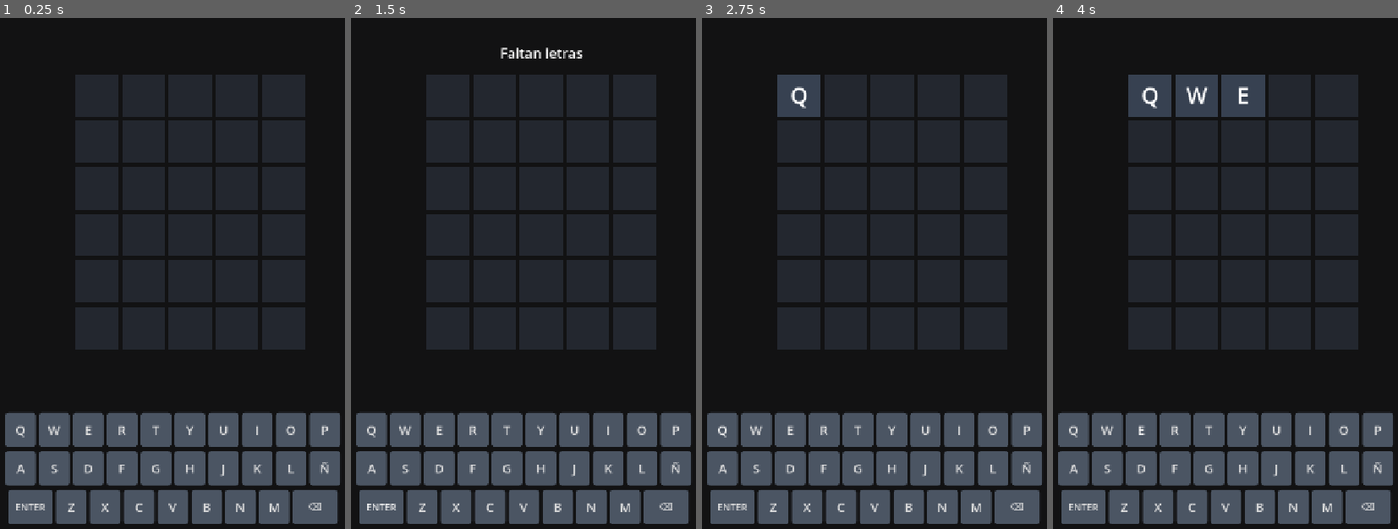
Above: before the commit, frames 1-4 (left to right).
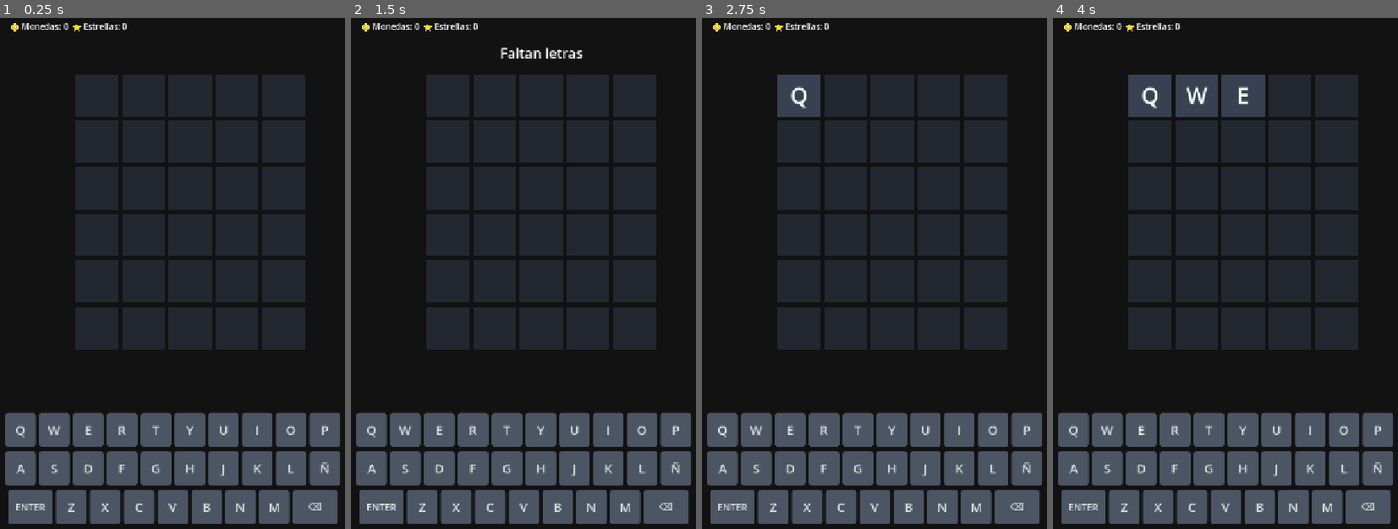
Above: after the commit, the same moments.

Repository: felipe1208-prog/Wordle-pro
Game: Godot game, scene res://scenes/game/Game.tscn
The game is run twice, just before and just after one commit, with the same random seed, the same clock (stepped at 60 frames per second) and the same inputs. The project has no main scene, so this scene is started directly.
Inputs:
- Up to frame 1 (0.25 s): no input
- Up to frame 2 (1.5 s): click "ENTER" at 0.5 s; click "ENTER" at 1.25 s
- Up to frame 3 (2.75 s): click "Q" at 2 s
- Up to frame 4 (4 s): click "W" at 2.75 s; click "E" at 3.5 s

The runs differ from the first frame. In frame 1, 0.3% of the frame differs, in the area x 3-37%, y 0-3%; in frame 2, 0.3%; in frame 3, 0.3%; in frame 4, 0.3%.

Commit message:
feat: FASE 5:  implementado singleton PlayerData y UI de economia global para monedas y estrellas

Diff:
--- a/wordle-discreto/project.godot
+++ b/wordle-discreto/project.godot
@@ -13,6 +13,10 @@
 config/name="Wordle Discreto"
 config/features=PackedStringArray("4.7", "GL Compatibility")
 config/icon="res://icon.svg"
+
+[autoload]
+
+PlayerData="*uid://bv5dsetfcdpdp"
 
 [display]
 
--- a/wordle-discreto/scenes/game/Game.gd
+++ b/wordle-discreto/scenes/game/Game.gd
@@ -119,6 +119,9 @@
 			keyboard.update_key_status(current_guess[i], result[i])
 
 	if current_guess == secret_word:
+		# Otorgar recompensa económica global mediante el Singleton PlayerData
+		PlayerData.add_reward_for_win(current_row + 1)
+
 		show_message("¡Ganaste! Presiona 'R' para jugar de nuevo")
 		game_over = true
 		return
--- a/wordle-discreto/scenes/game/Game.tscn
+++ b/wordle-discreto/scenes/game/Game.tscn
@@ -3,6 +3,7 @@
 [ext_resource type="PackedScene" uid="uid://pgct7l5w5kug" path="res://scenes/ui/Board.tscn" id="1_klkup"]
 [ext_resource type="Script" uid="uid://bctgj7gdip7fx" path="res://scenes/game/Game.gd" id="1_m44fu"]
 [ext_resource type="PackedScene" uid="uid://b3mnoxnitye50" path="res://scenes/ui/Keyboard.tscn" id="3_vrspl"]
+[ext_resource type="PackedScene" uid="uid://v8pgcv21bgf6" path="res://scenes/ui/EconomyUI.tscn" id="4_7qcb4"]
 
 [node name="Game" type="Control" unique_id=1388640675]
 layout_mode = 3
@@ -45,3 +46,10 @@
 offset_top = 780.0
 offset_right = -10.0
 offset_bottom = 780.32
+
+[node name="EconomyUI" parent="." unique_id=549974551 instance=ExtResource("4_7qcb4")]
+layout_mode = 0
+offset_left = 20.0
+offset_top = 30.0
+offset_right = 60.0
+offset_bottom = 70.0
--- /dev/null
+++ b/wordle-discreto/scenes/game/PlayerData.gd
@@ -0,0 +1,27 @@
+extends Node
+
+# Variables globales persistentes
+var coins: int = 0
+var stars: int = 0
+var games_won: int = 0
+
+signal economy_updated(new_coins: int, new_stars: int)
+
+func add_reward_for_win(attempts_used: int) -> void:
+	# A menor cantidad de intentos usados, mayor recompensa de monedas y estrellas
+	var coins_earned = 50 + ((6 - attempts_used) * 10) # Ej: Ganar en el intento 1 da 100 monedas
+	var stars_earned = max(1, 4 - (attempts_used / 2)) # De 1 a 3 estrellas
+
+	coins += coins_earned
+	stars += stars_earned
+	games_won += 1
+
+	economy_updated.emit(coins, stars)
+	print("Recompensa otorgada: +", coins_earned, " monedas | +", stars_earned, " estrellas.")
+	print("Total actual: Monedas = ", coins, " | Estrellas = ", stars)
+
+func reset_progress() -> void:
+	coins = 0
+	stars = 0
+	games_won = 0
+	economy_updated.emit(coins, stars)
--- /dev/null
+++ b/wordle-discreto/scenes/ui/EconomyUI.gd
@@ -0,0 +1,22 @@
+extends HBoxContainer
+class_name EconomyUI
+
+@onready var coins_label: Label = $CoinsLabel
+@onready var stars_label: Label = $StarsLabel
+
+func _ready() -> void:
+	# Conectar con la señal global del Singleton PlayerData
+	if PlayerData.has_signal("economy_updated"):
+		PlayerData.economy_updated.connect(_on_economy_updated)
+
+	# Actualizar valores iniciales al arrancar
+	update_values(PlayerData.coins, PlayerData.stars)
+
+func _on_economy_updated(new_coins: int, new_stars: int) -> void:
+	update_values(new_coins, new_stars)
+
+func update_values(coins: int, stars: int) -> void:
+	if coins_label:
+		coins_label.text = "🪙 Monedas: " + str(coins)
+	if stars_label:
+		stars_label.text = " ⭐ Estrellas: " + str(stars)
--- /dev/null
+++ b/wordle-discreto/scenes/ui/EconomyUI.tscn
@@ -0,0 +1,14 @@
+[gd_scene format=3 uid="uid://v8pgcv21bgf6"]
+
+[ext_resource type="Script" uid="uid://jxmtm7yq0ope" path="res://scenes/ui/EconomyUI.gd" id="1_bkbq6"]
+
+[node name="EconomyUI" type="HBoxContainer" unique_id=549974551]
+offset_right = 40.0
+offset_bottom = 40.0
+script = ExtResource("1_bkbq6")
+
+[node name="CoinsLabel" type="Label" parent="." unique_id=854209647]
+layout_mode = 2
+
+[node name="StarsLabel" type="Label" parent="." unique_id=333338048]
+layout_mode = 2
Not shown, added: wordle-discreto/scenes/game/PlayerData.gd.uid
Not shown, added: wordle-discreto/scenes/ui/EconomyUI.gd.uid
